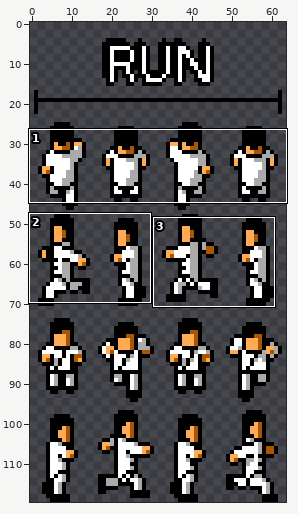
One commit to this sprite sheet: Client/Texture/Player/Run.png. Above: a wide view before the commit, with the close-up outlined.
Close-up. Old version:
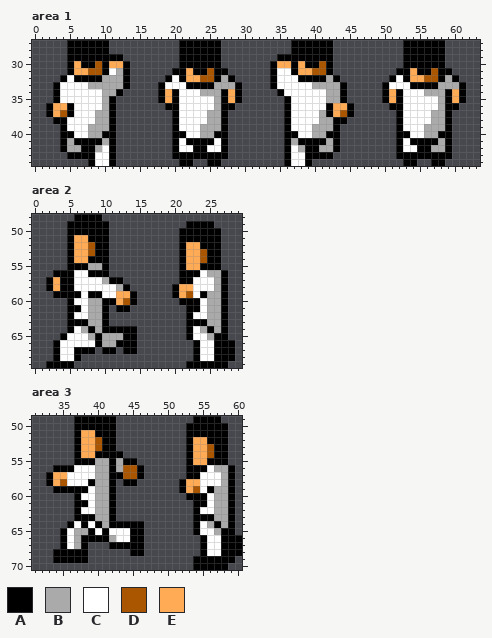
The file is 64x120 pixels. Colours within 5 levels of each other are drawn and written as one. Shown: area 1: x 0..63, y 27..44; area 2: x 0..29, y 48..69; area 3: x 31..60, y 49..70. The commit also changed other parts of the picture, which this record leaves out.
Palette (. is transparent): A #000000  B #aaaaaa  C #ffffff  D #aa5500  E #ffaa55
After:
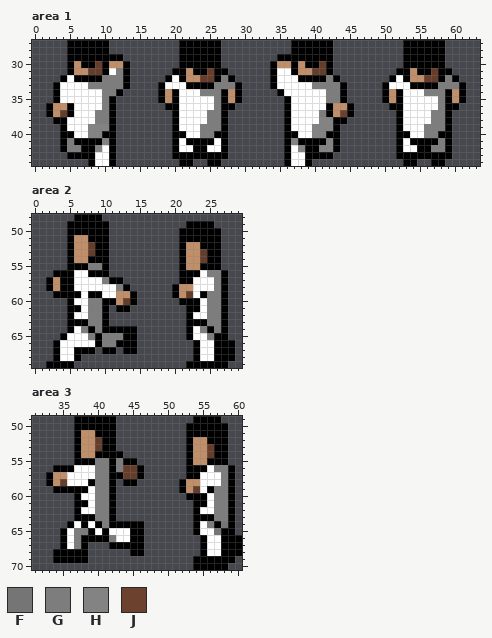
Colours new in this view: F #757575  G #7d7d7d  H #838383  J #6c412e
What changed:
colour D: #aa5500 -> #663d2a
colour E: #ffaa55 -> #c08e68
Changed rows in their new state; - is a pixel that keeps its letter.
Area 1:
first column x 5:
31 -------G------------------------------------------------
32 -----GGG--------------G--------------G----------------G-
33 ---GGGGG-------------GGG-----------GGGG--------------GGG
34 -----GG------------GGG---------------GG------------GGG--
35 -----G---------------G---------------GG--------------G--
36 -----G---------------G-------------------------------G--
37 ----GG--------------GG--------------G--J------------GG--
38 ----GG--------------GG--------------HH--------------GG--
39 ---HHH-------------GGG-------------HHH-------------GGG--
40 ---HH--------------GG--------------HH--------------GG---
41 G----H--------------------------H----H---------------G--
42 GG--H----------------------------H--HH--------------GG--
Area 2:
first column x 7:
55 -GG-----------------
56 ------------------GG
57 ---G---------------G
58 -----G-------------G
59 ------------------GG
60 -GG---------------GG
61 -GG---------------GG
62 -GG---------------GG
63 -GG---------------GG
64 G-G--------------G-G
65 -G-GGG------------G-
66 ---GG---------------
Area 3:
first column x 37:
55 ---GG-G---------------
56 ---GG-G-------------GG
57 ---GG----------------G
58 ---GG----------------G
59 ---GG---------------GG
60 ---GG---------------GG
61 ---GG---------------GG
62 ---GG---------------GG
63 ---GG---------------GG
64 ----G--------------G-F
65 GG------------------F-
66 G----G----------------
67 G---------------------
Boxes around the changes in both close-ups, in picture pixels (x1, y1, x2, y2):
changed: (53, 61, 123, 152)
changed: (277, 61, 347, 152)
changed: (165, 68, 235, 138)
changed: (389, 68, 459, 152)
changed: (53, 235, 130, 347)
changed: (179, 242, 221, 340)
changed: (53, 430, 137, 549)
changed: (186, 437, 228, 535)
